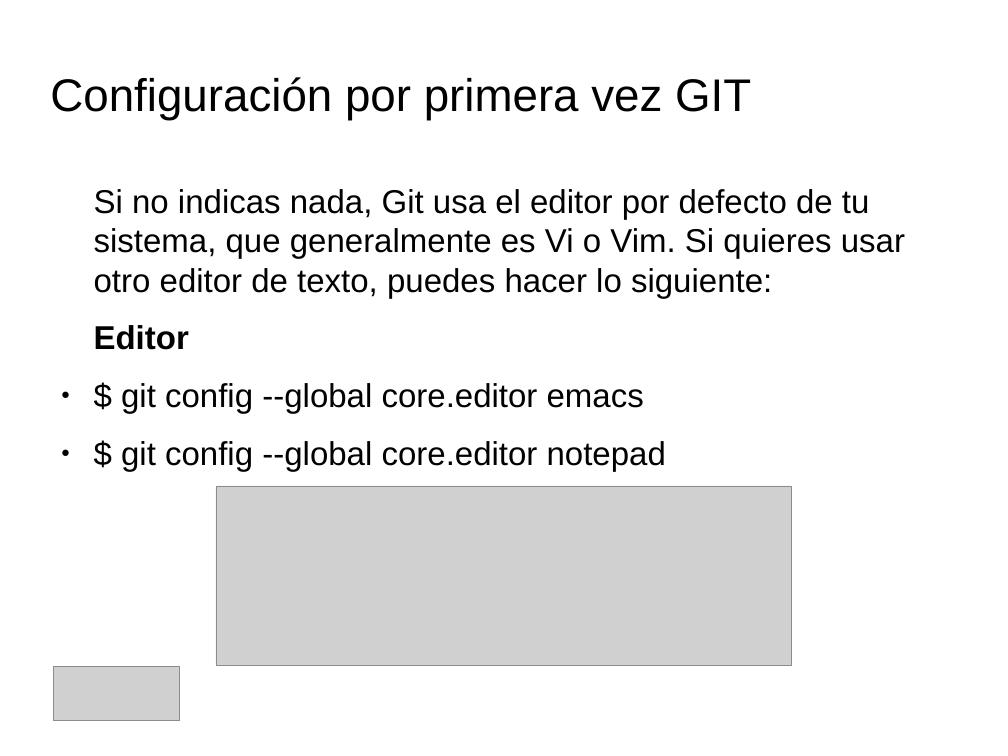
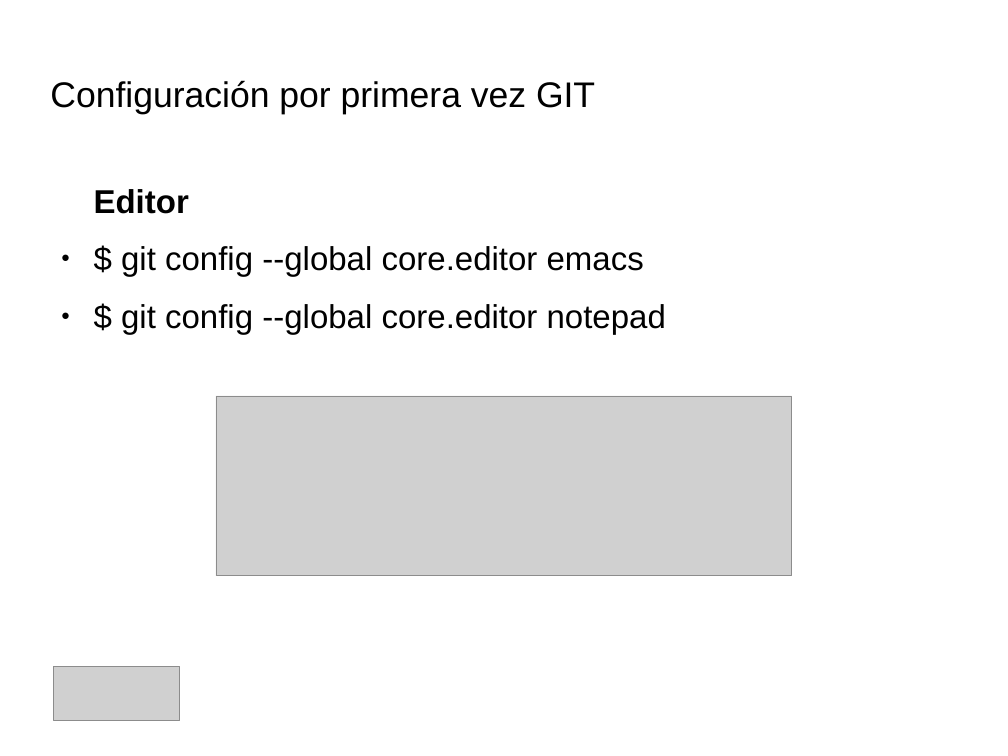
Before and after one commit to IllanPedro/Hardware, a slide deck: slide 3 of CursoGIT,GITHUB,SOURCETREE/Precentacion_Git.odp. Drawn at 1008x756 pixels with LibreOffice and Linux fonts; fonts in the diff are those of the drawing; grey boxes stand for pictures; background and template pictures are left out. Boxes give left, top, right and bottom in pixels: in the first picture for what was removed or moved away, otherwise in the second. Text is boxed around its words. In the diff, an @@ line names an element or a change of style, - is before the commit and + after.

```diff
--- a/CursoGIT,GITHUB,SOURCETREE/Precentacion_Git.odp
+++ b/CursoGIT,GITHUB,SOURCETREE/Precentacion_Git.odp
@@ title "Configuración por primera vez GIT" at bbox=[50, 80, 595, 115]: size 36 to 28 pt @@
@@ text at bbox=[94, 189, 905, 298]: paragraph removed @@
-Si no indicas nada, Git usa el editor por defecto de tu sistema, que generalmente es Vi o Vim. Si quieres usar otro editor de texto, puedes hacer lo siguiente:
@@ picture: place and size @@
-picture at bbox=[216, 486, 792, 666]
+picture at bbox=[216, 396, 792, 576]
```
Also in this commit, not shown: 12 other slides changed, 5 slides added, 2 slides removed, 4 other files.
